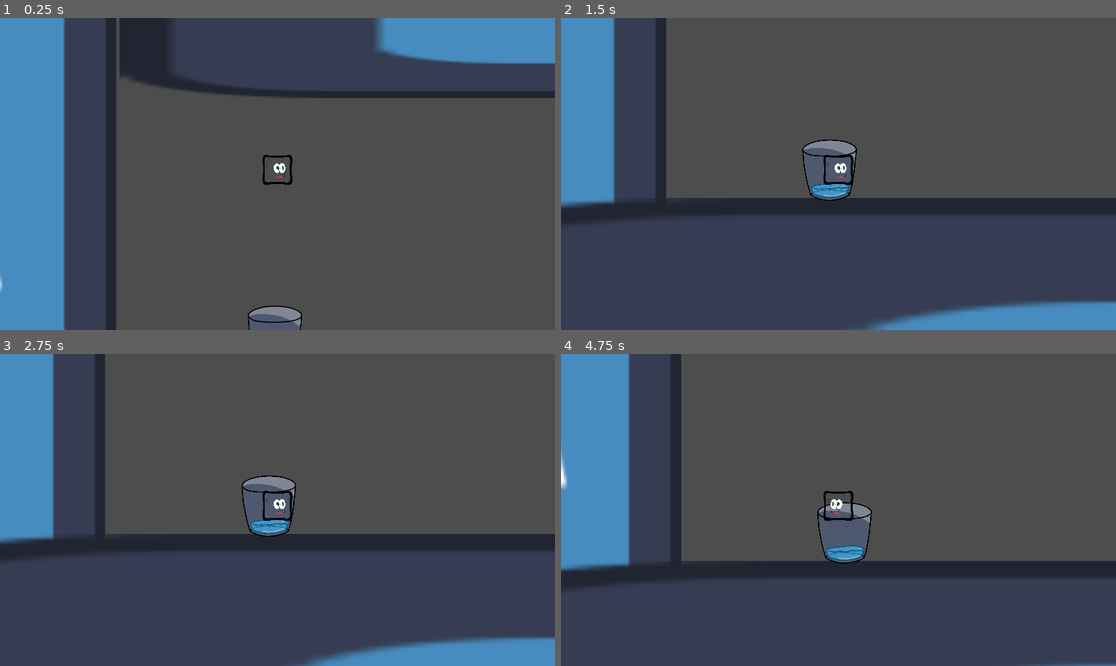
Above: before the commit, frames 1-4 (two rows, left to right).
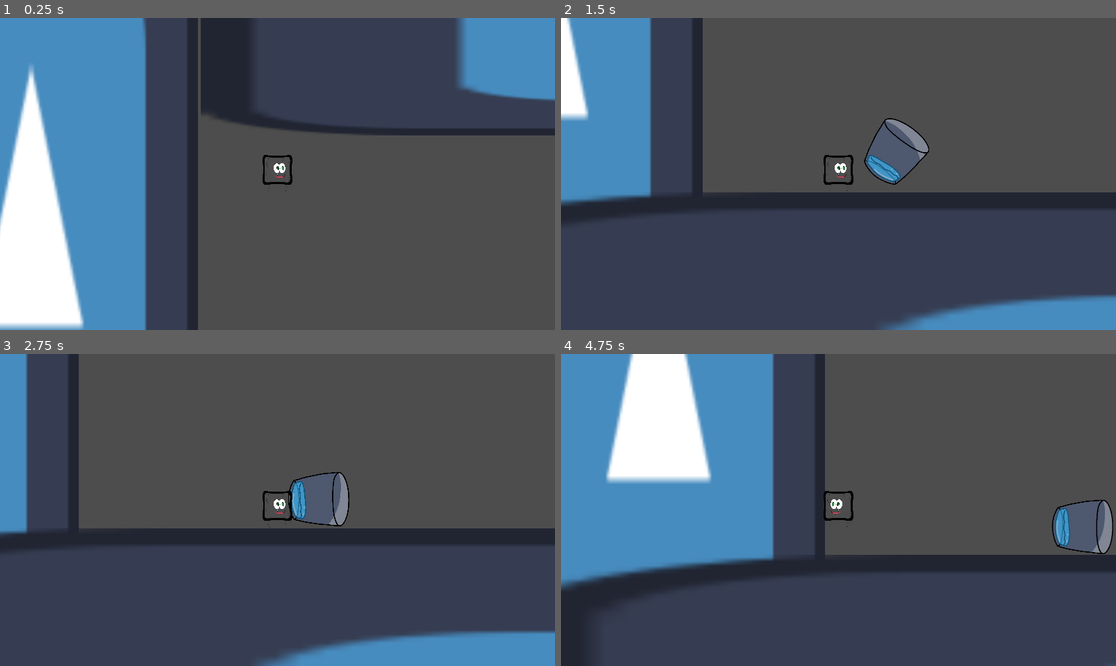
Above: after the commit, the same moments.

Repository: jacob-w-bonner/GGJ-2026
Game: Godot game, scene res://Scenes/Level 1 Rough.tscn
Two runs of this game, one before a commit and one after it. Both use one fixed random seed, a clock stepped at 60 frames per second and the inputs below. The engine's default icon, where the game draws it, is replaced by a stand-in: a white triangle on a blue panel in a dark square.
Inputs:
- Up to frame 1 (0.25 s): no input
- Up to frame 2 (1.5 s): tap Enter at 0.5 s; hold D (move_right) 0.53-1.28 s; hold J (absorb) 0.53-1.28 s; tap Space at 0.77 s; hold S (move_down) from 1.28 s (still down); tap K (equalize) at 1.35 s
- Up to frame 3 (2.75 s): tap Space at 1.52 s; release S (move_down) at 2.03 s; hold D (move_right) from 2.03 s (still down); tap L (splat) at 2.1 s
- Up to frame 4 (4.75 s): release D (move_right) at 2.78 s; hold W (move_up) 2.78-3.53 s; tap J (absorb) at 2.85 s; tap Space at 3.02, 3.77, 4.52 s; hold K (equalize) 3.53-4.28 s; hold A (move_left) from 3.53 s (still down); tap L (splat) at 4.35 s

The runs differ from the first frame. In frame 1, 35% of the frame differs, in the area x 0-100%, y 0-100%; in frame 2, 14%; in frame 3, 13%; in frame 4, 27%.

Commit message:
Got level 1 working

Diff:
--- a/ggj-2026/Scenes/Level 1 Rough.tscn
+++ b/ggj-2026/Scenes/Level 1 Rough.tscn
@@ -21,8 +21,7 @@
 
 [node name="Level 1" type="Node2D" unique_id=1129709678]
 
-[node name="Player" parent="." unique_id=809752752 instance=ExtResource("4_dcevk")]
-position = Vector2(188, 120)
+[node name="Player" parent="." unique_id=522882859 instance=ExtResource("1_7a54r")]
 
 [node name="PlayerCamera" type="Camera2D" parent="." unique_id=655621015 node_paths=PackedStringArray("player")]
 position = Vector2(573, 318)
@@ -267,5 +266,6 @@
 position = Vector2(752, 28)
 scale = Vector2(0.5, 0.5)
 
-[node name="LevelExitDoor" parent="." unique_id=860006878 instance=ExtResource("8_hirra")]
+[node name="LevelExitDoor" parent="." unique_id=860006878 node_paths=PackedStringArray("player_root") instance=ExtResource("8_hirra")]
 position = Vector2(6190, -210)
+player_root = NodePath("../Player")
Not shown: 1 places in ggj-2026/Scenes/Level 1 Rough.tscn that only renumber resources
